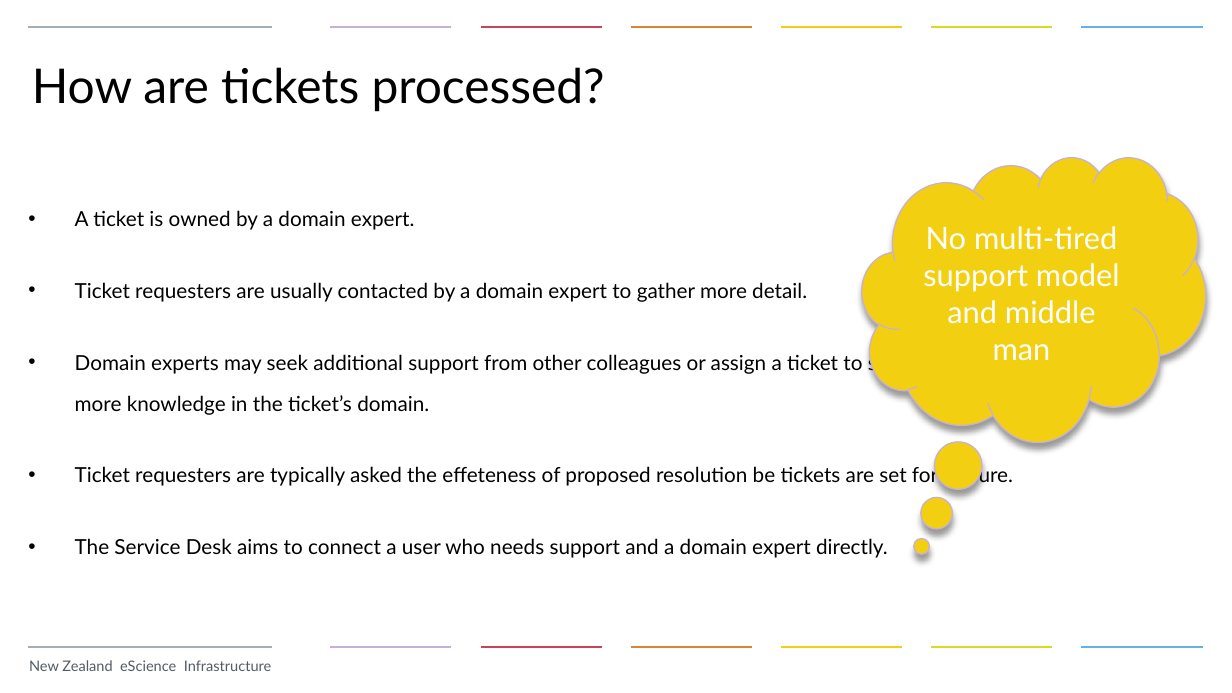
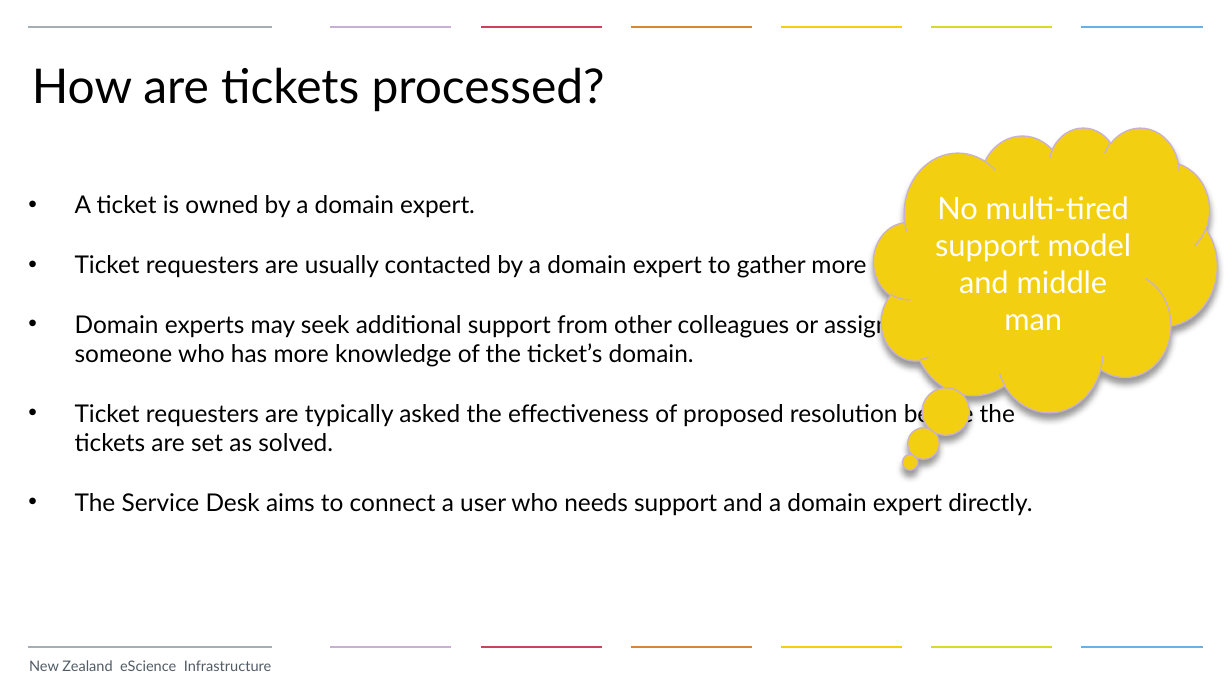
Before and after one commit to nesi/eResearch-NZ-2015, a slide deck: slide 6 of NeSI_I_Have_a Problem_and_I_Need_Support/NeSI_Servcie_Desk.pptx. Drawn at 1232x693 pixels with LibreOffice and Linux fonts; fonts in the diff are those of the drawing; background and template pictures are left out. Boxes give left, top, right and bottom in pixels: in the first picture for what was removed or moved away, otherwise in the second. Text is boxed around its words. In the diff, an @@ line names an element or a change of style, - is before the commit and + after.

Commit message:
Revision after initial review
Some spelling errors corrected.

```diff
--- a/NeSI_I_Have_a Problem_and_I_Need_Support/NeSI_Servcie_Desk.pptx
+++ b/NeSI_I_Have_a Problem_and_I_Need_Support/NeSI_Servcie_Desk.pptx
@@ thought cloud "No multi-tired support model and ...": place and size @@
-thought cloud "No multi-tired support model and ..." at [862, 156, 1206, 441]
+thought cloud "No multi-tired support model and ..." at [873, 127, 1217, 411]
@@ thought cloud "No multi-tired support model and ..." at [873, 127, 1217, 411]: proportions changed @@
@@ text at [75, 195, 1015, 452]: text changed; size 12.1 to 14.3 pt @@
-• Domain experts may seek additional support from other colleagues or assign a ticket to someone who has more knowledge in the ticket’s domain.
-• Ticket requesters are typically asked the effeteness of proposed resolution be tickets are set for closure.
+• Domain experts may seek additional support from other colleagues or assign a ticket to someone who has more knowledge of the ticket’s domain.
+• Ticket requesters are typically asked the effectiveness of proposed resolution before the tickets are set as solved.
@@ text at [75, 251, 1032, 516]: size 12.1 to 14.3 pt in "A ticket is owned by a domain ...", "Ticket requesters are usually contacted by a ...", "The Service Desk aims to connect a ..."; line spacing 24pt to 17pt @@
```
Also in this commit, not shown: 2 other slides changed.
